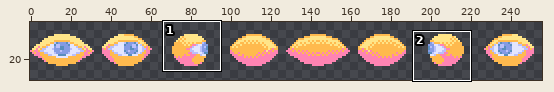
Two versions of one pixel-art file, ase/swarm.ase. The picture above shows the old version from afar; the outline marks the close-up.
Close-up. Before the commit:
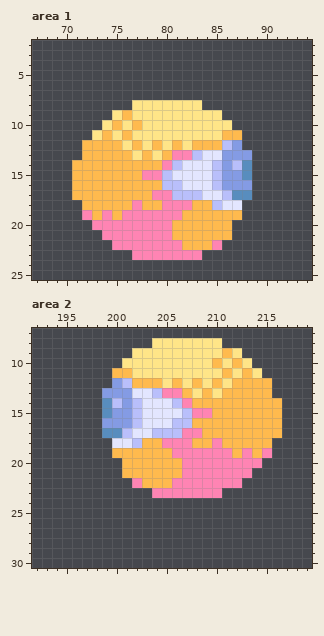
256x32 pixels, 1 frame. Shown: area 1: x 67..94, y 2..25; area 2: x 192..219, y 7..30. The wide view leaves out empty margins.
After the commit:
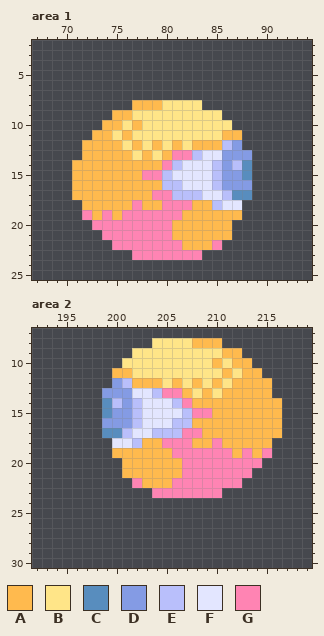
Palette (. is transparent): A #ffba4e  B #ffe588  C #588dbe  D #849be4  E #b9bffb  F #e3e6ff  G #ff84b3
The exact change:
Area 1, layer "Layer 3":
Colour B becomes colour A in row 8 at x 77 to 79; in row 9 at x 75; in row 10 at x 74; in row 11 at x 73.
Area 2, layer "Layer 3":
Colour B becomes colour A in row 8 at x 208 to 210; in row 9 at x 212; in row 10 at x 213; in row 11 at x 214.
Changed places in both close-ups, as pixel boxes (x1, y1, x2, y2):
changed: (92, 100, 162, 140)
changed: (192, 338, 262, 378)
